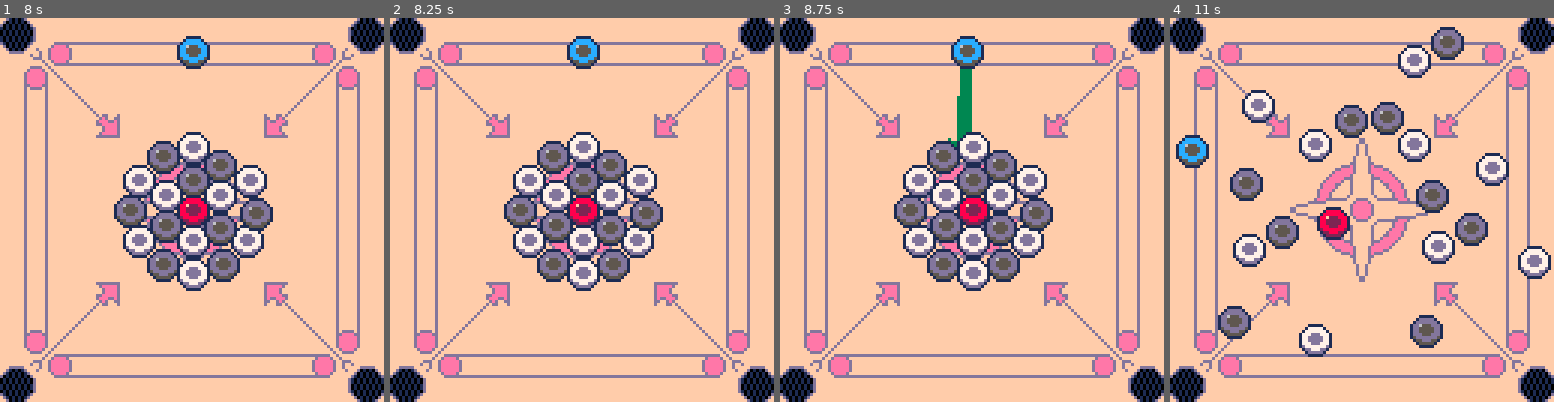
Above: before the commit, frames 1-4 (left to right).
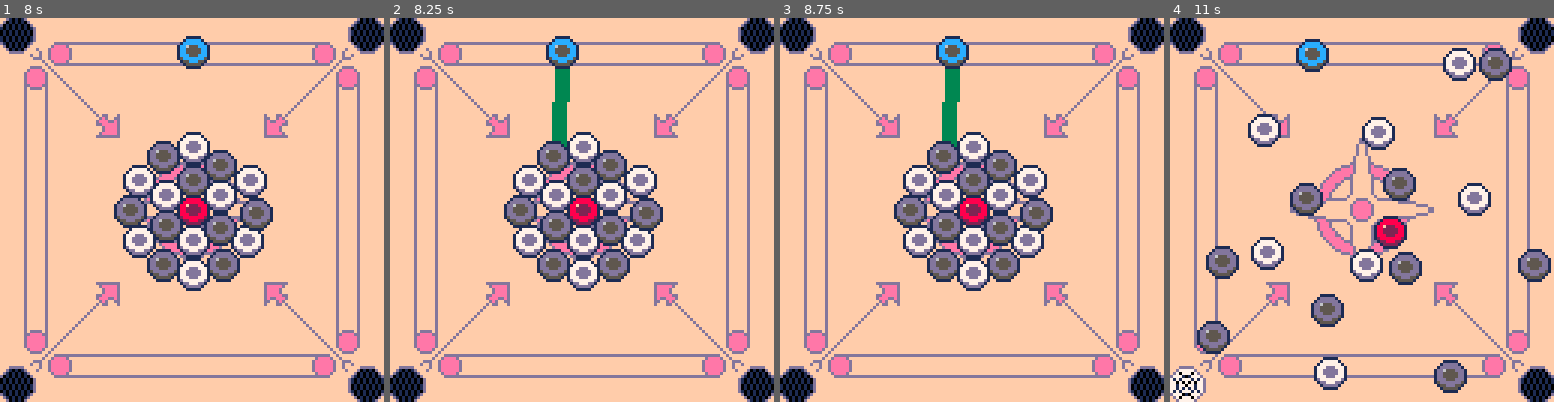
Above: after the commit, the same moments.

Repository: emonizaz3/carrom_pico8
Game: PICO-8 cartridge carrom-0.4v.p8
The game is run twice, just before and just after one commit, with the same random seed, the same clock (stepped at 60 frames per second) and the same inputs.
Inputs:
- Up to frame 1 (8 s): tap X (X key) at 0.33, 1.07, 1.85, 2.97, 4.08, 5.2, 6.32, 7.43 s; tap O (Z key) at 0.7, 1.7, 2.1, 2.5, 2.9, 3.3, 3.7, 4.1, 4.5, 4.9, 5.3, 5.7, 6.1, 6.5, 6.9, 7.3, 7.7 s; hold Right 1.6-2.1 s; hold Up 2.15-2.42 s; hold Right 2.47-3.03 s; hold Left 3.08-3.58 s; hold Down 3.63-3.97 s; hold Right 4.02-4.68 s; hold Up 4.73-5.03 s; hold Left 5.08-5.68 s; hold Down 5.73-6.03 s; hold Right 6.08-6.58 s; hold Right 6.63-7.13 s; hold Up 7.18-7.45 s; hold Right from 7.5 s (still down)
- Up to frame 2 (8.25 s): release Right at 8.07 s; tap O (Z key) at 8.1 s; hold Left from 8.12 s (still down)
- Up to frame 3 (8.75 s): tap O (Z key) at 8.5 s; tap X (X key) at 8.55 s; release Left at 8.62 s; hold Down from 8.67 s (still down)
- Up to frame 4 (11 s): tap O (Z key) every 0.4 s from 8.9 to 10.9 s; release Down at 9 s; hold Right 9.05-9.72 s; tap X (X key) at 9.67, 10.78 s; hold Up 9.77-10.07 s; hold Left 10.12-10.72 s; hold Down from 10.77 s (still down)

Frame 1 is identical in both runs. In frame 2, 1.7% of the frame differs, in the area x 40-55%, y 4-34%; in frame 3, 2.2%; in frame 4, 21%, in the area x 0-100%, y 2-100%.

Commit message:
fixed a little ai problem

Diff:
--- a/carrom-0.4v.p8
+++ b/carrom-0.4v.p8
@@ -1012,16 +1012,9 @@
 
     for other_p in all(all_pieces) do
         if other_p != piece then
-            if is_path_obstructed(striker_x, striker_y, target_x, target_y, other_p) then
-                score -= 1200
-                break
-            end
-        end
-    end
-
-    for other_p in all(all_pieces) do
-        if other_p != piece then
-            if is_path_obstructed(piece.x, piece.y, hole.x, hole.y, other_p) then
+            if is_path_obstructed(striker_x, striker_y, target_x, target_y, other_p)
+			or is_path_obstructed(target_x, target_y, hole.x, hole.y, other_p)
+			then
                 score -= 1200
                 break
             end
